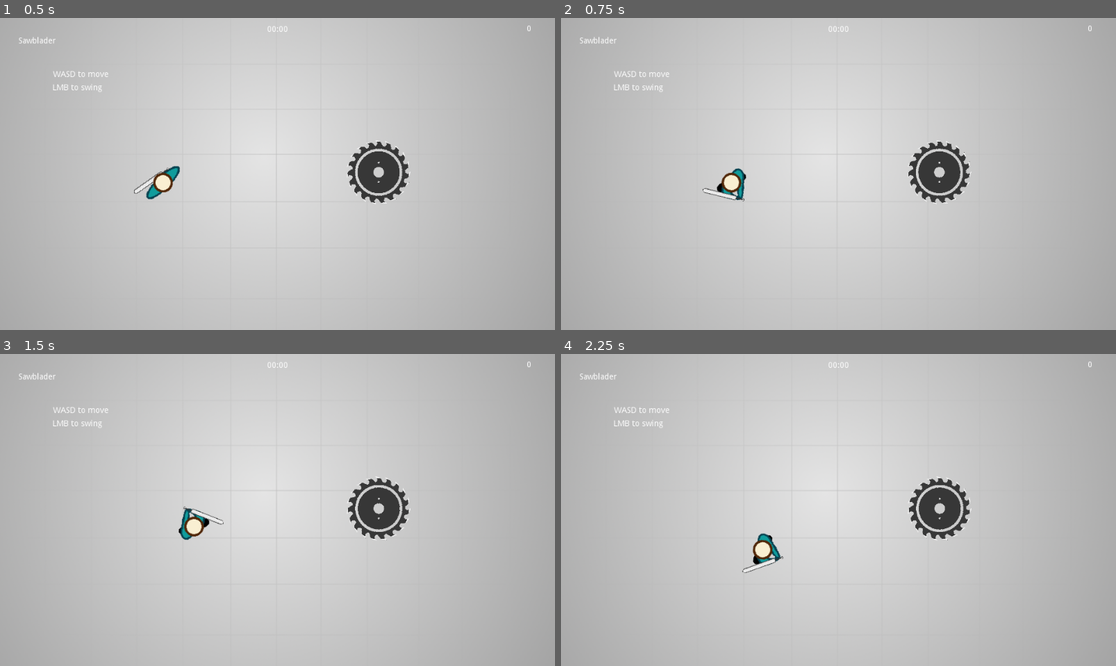
Above: before the commit, frames 1-4 (two rows, left to right).
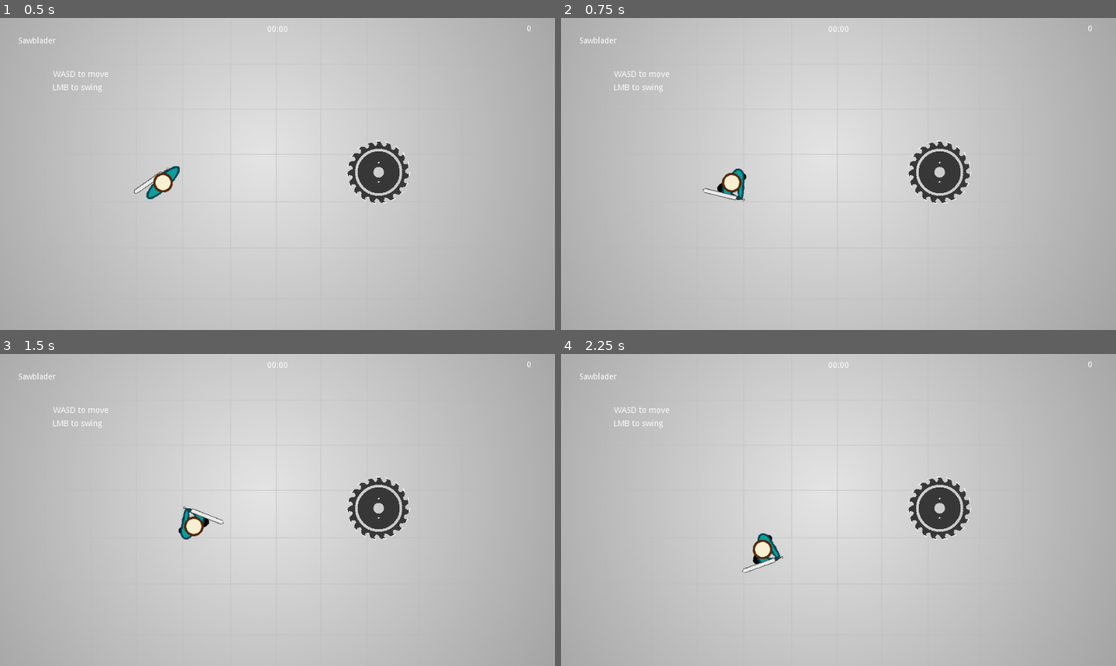
Above: after the commit, the same moments.

Repository: Zircon332/Sawblader
Game: Godot game, scene res://scenes/main.tscn
The game is run twice, just before and just after one commit, with the same random seed, the same clock (stepped at 60 frames per second) and the same inputs.
Inputs (mouse positions are in pixels of both pictures, inside the frame that each line leads up to):
- Up to frame 1 (0.5 s): no input
- Up to frame 2 (0.75 s): tap Enter at 0.5 s; move the mouse to (960, 158) at 0.52 s; hold D (move_right) from 0.53 s (still down); click (960, 158) at 0.6 s
- Up to frame 3 (1.5 s): move the mouse to (166, 525) at 1.27 s; release D (move_right) at 1.28 s; hold S (move_down) from 1.28 s (still down); click (166, 525) at 1.35 s
- Up to frame 4 (2.25 s): move the mouse to (894, 441) at 2.02 s; release S (move_down) at 2.03 s; hold D (move_right) from 2.03 s (still down); click (894, 441) at 2.1 s

Frame 1 is identical in both runs. In frame 2, 0.3% of the frame differs, in the area x 25-74%, y 39-60%; in frame 3, 0.3%; in frame 4, 0.3%, in the area x 32-74%, y 39-71%.

Commit message:
freeze frame on saw hit

Diff:
--- a/entities/player/player.gd
+++ b/entities/player/player.gd
@@ -8,12 +8,14 @@
 	NORMAL,
 	CHARGE,
 	SWING,
+	FROZEN,
 }
 
 const BloodScene = preload("res://particles/blood_radial.tscn")
 
 export(int) var speed = 200
-export(int) var strength_increase_rate = 1000
+export(int) var strength_increase_rate = 3333
+export(int) var max_strength = 10000
 
 var _velocity = Vector2()
 var _state = State.NORMAL
@@ -25,6 +27,9 @@
 
 
 func _physics_process(delta):
+	if _state == State.FROZEN:
+		return
+
 	_handle_swing_input()
 
 	match _state:
@@ -35,7 +40,7 @@
 			_look_at_mouse()
 
 		State.CHARGE:
-			_strength += strength_increase_rate * delta
+			_strength = min(_strength + strength_increase_rate * delta, max_strength)
 			_handle_pre_swing()
 			_look_at_mouse()
 
@@ -81,9 +86,9 @@
 
 
 func _handle_pre_swing():
-	if _strength >= 2000:
+	if _strength >= max_strength * 0.67:
 		_sprite.frame = 2
-	elif _strength >= 1000:
+	elif _strength >= max_strength * 0.33:
 		_sprite.frame = 1
 	else:
 		_sprite.frame = 0
@@ -117,3 +122,12 @@
 
 	emit_signal("dead")
 	queue_free()
+
+
+func freeze():
+	_state = State.FROZEN
+	_sprite.stop()
+
+
+func unfreeze():
+	_sprite.playing = true
--- a/entities/player/player.tscn
+++ b/entities/player/player.tscn
@@ -118,7 +118,7 @@
 [sub_resource type="CircleShape2D" id=21]
 radius = 38.0
 
-[node name="Player" type="KinematicBody2D"]
+[node name="Player" type="KinematicBody2D" groups=["entities"]]
 collision_mask = 0
 script = ExtResource( 1 )
 
--- a/entities/saw/saw.gd
+++ b/entities/saw/saw.gd
@@ -2,6 +2,7 @@
 
 
 signal bounced
+signal hit(strength)
 
 var _friction = 0.01
 
@@ -9,12 +10,16 @@
 var velocity = Vector2.ONE * 0
 
 var _kill_streak = 0
+var _frozen = false
 
 onready var world = get_viewport().get_node("Main")
 onready var _sprite = $Sawblade
 
 
 func _physics_process(delta):
+	if _frozen:
+		return
+
 	calculate_friction()
 
 	_sprite.rotation_degrees += rotation_speed
@@ -40,7 +45,9 @@
 func hit(strength, angle):
 	velocity = Vector2.UP.rotated(angle) * strength
 	_kill_streak = 0
+	emit_signal("hit", strength)
 	world.start_game()
+
 
 func kill_enemy():
 	var areas = $Area2D.get_overlapping_areas()
@@ -50,3 +57,11 @@
 			_kill_streak += 1
 
 			world.add_score(_kill_streak)
+
+
+func freeze():
+	_frozen = true
+
+
+func unfreeze():
+	_frozen = false
--- a/entities/saw/saw.tscn
+++ b/entities/saw/saw.tscn
@@ -6,7 +6,7 @@
 [sub_resource type="CircleShape2D" id=1]
 radius = 56.0089
 
-[node name="Saw" type="KinematicBody2D"]
+[node name="Saw" type="KinematicBody2D" groups=["entities"]]
 collision_layer = 2
 collision_mask = 4
 script = ExtResource( 2 )
--- a/entities/slime/slime.gd
+++ b/entities/slime/slime.gd
@@ -11,12 +11,19 @@
 var direction := Vector2.UP
 var size := 3
 
+var _frozen = false
+
+onready var _animation_player = $AnimationPlayer
+
 
 func _ready():
 	rotation = rand_range(0, TAU)
 
 
 func _physics_process(delta) -> void:
+	if _frozen:
+		return
+
 	position += delta * speed * direction
 
 
@@ -51,3 +58,13 @@
 func _on_Slime_body_entered(body):
 	if body.has_method("die"):
 		body.die()
+
+
+func freeze():
+	_animation_player.stop(false)
+	_frozen = true
+
+
+func unfreeze():
+	_animation_player.play()
+	_frozen = false
--- a/entities/slime/slime.tscn
+++ b/entities/slime/slime.tscn
@@ -38,7 +38,7 @@
 "values": [ 0, 1, 2, 3, 4, 5 ]
 }
 
-[node name="Slime" type="Area2D" groups=["enemy"]]
+[node name="Slime" type="Area2D" groups=["enemy", "entities"]]
 collision_layer = 4
 script = ExtResource( 1 )
 
--- a/scenes/main.gd
+++ b/scenes/main.gd
@@ -5,10 +5,14 @@
 
 onready var spawner = $Spawner
 onready var _camera = $ShakableCamera
+onready var _freeze_timer = $FreezeTimer
+onready var _player = $Player
 
 var game_state = GAME_STATES.START
 var time_elapsed = 0
 var score = 0
+
+var _frozen = false
 
 
 func start_game():
@@ -16,6 +20,11 @@
 		game_state = GAME_STATES.PLAY
 		spawner.start_spawn()
 		$UI/StartScreen.visible = false
+
+
+func _process(delta):
+	if _frozen:
+		_camera.shake(0.4)
 
 
 func _physics_process(delta):
@@ -45,10 +54,6 @@
 	$UI/EndScreen.visible = true
 
 
-func _on_Player_swung(strength):
-	_camera.shake(min(float(strength) / 100, 100))
-
-
 func _on_Saw_bounced():
 	_camera.shake(5)
 
@@ -59,3 +64,31 @@
 
 func _on_Slime_dead():
 	_camera.shake(3)
+
+
+func _on_Saw_hit(strength):
+	_camera.shake(min(float(strength) / 100, 100))
+
+	if strength < _player.max_strength * 0.67:
+		return
+
+	_freeze_timer.wait_time = lerp(0, 1, float(strength) / _player.max_strength)
+	var entities = get_tree().get_nodes_in_group("entities")
+
+	for ent in entities:
+		ent.freeze()
+
+	spawner.stop_spawn()
+
+	_freeze_timer.start()
+	_frozen = true
+
+
+func _on_FreezeTimer_timeout():
+	var entities = get_tree().get_nodes_in_group("entities")
+
+	for ent in entities:
+		ent.unfreeze()
+
+	spawner.start_spawn()
+	_frozen = false
--- a/scenes/main.tscn
+++ b/scenes/main.tscn
@@ -145,7 +145,11 @@
 current = true
 script = ExtResource( 9 )
 
+[node name="FreezeTimer" type="Timer" parent="."]
+one_shot = true
+
 [connection signal="spawned" from="Spawner" to="." method="_on_Spawner_spawned"]
 [connection signal="dead" from="Player" to="." method="_on_Player_dead"]
-[connection signal="swung" from="Player" to="." method="_on_Player_swung"]
 [connection signal="bounced" from="Saw" to="." method="_on_Saw_bounced"]
+[connection signal="hit" from="Saw" to="." method="_on_Saw_hit"]
+[connection signal="timeout" from="FreezeTimer" to="." method="_on_FreezeTimer_timeout"]
--- a/spawner/spawner.gd
+++ b/spawner/spawner.gd
@@ -43,6 +43,10 @@
 	_timer.start()
 
 
+func stop_spawn():
+	_timer.stop()
+
+
 func set_spawn_interval(interval):
 	_timer.wait_time = interval
 
